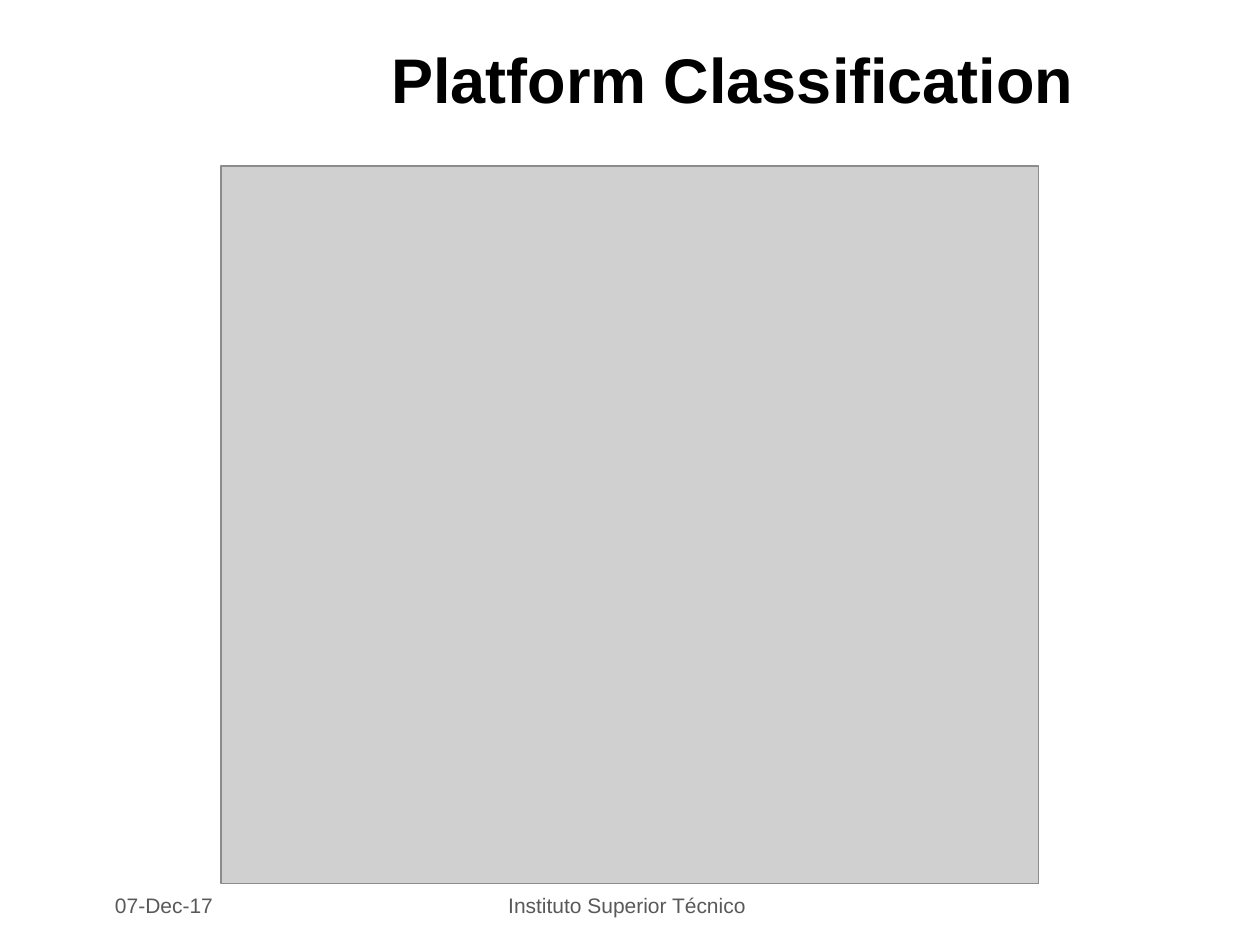
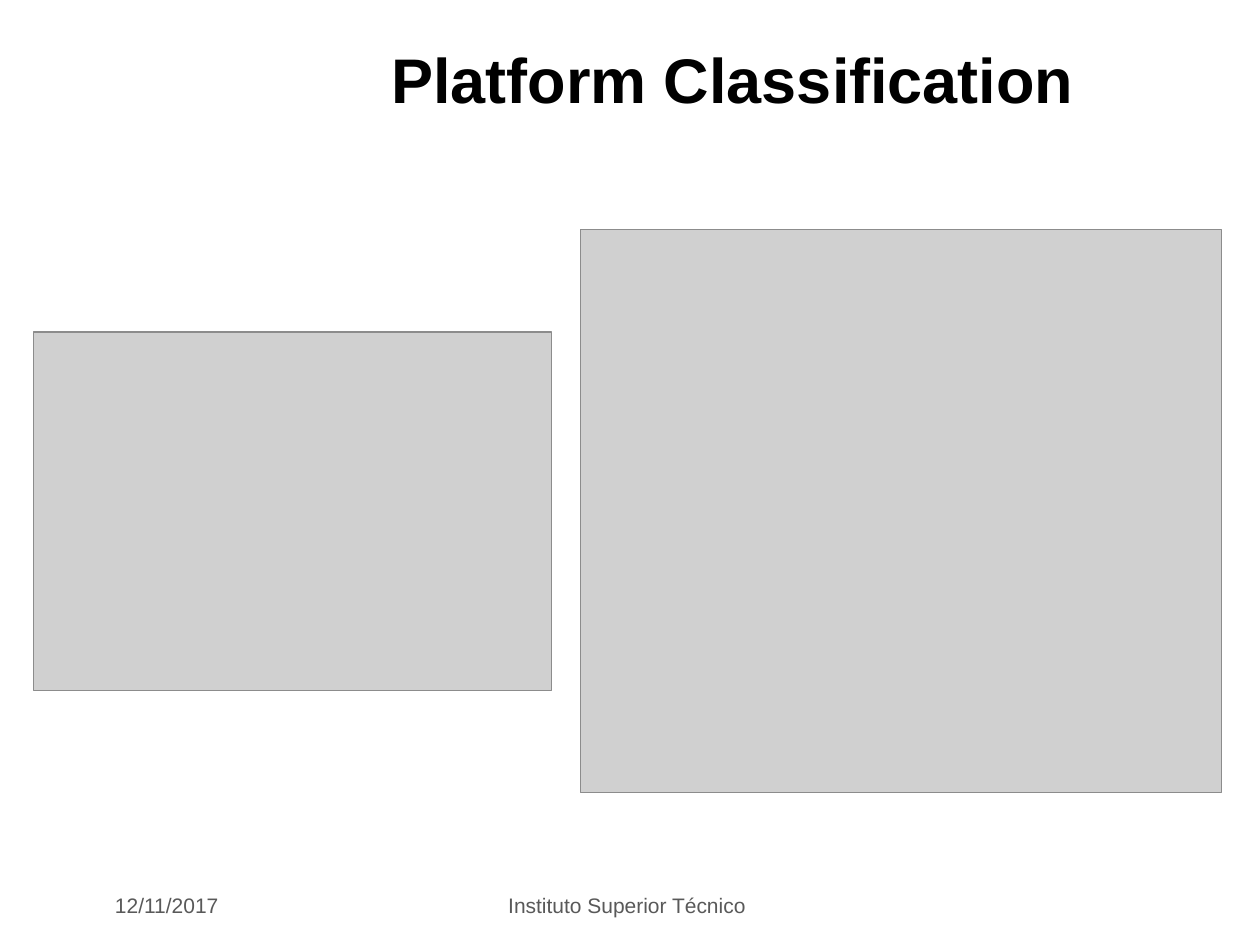
Before and after one commit to PedroLFerreira/Videogame-Data-Mining, a slide deck: slide 10 of dataMining.pptx. Drawn at 1260x945 pixels with LibreOffice and Linux fonts; fonts in the diff are those of the drawing; grey boxes stand for pictures; background and template pictures are left out. Boxes give left, top, right and bottom in pixels: in the first picture for what was removed or moved away, otherwise in the second. Text is boxed around its words. In the diff, an @@ line names an element or a change of style, - is before the commit and + after.

Commit message:
changes to ppt

```diff
--- a/dataMining.pptx
+++ b/dataMining.pptx
@@ picture: place and size @@
-picture at [222, 166, 1040, 885]
+picture at [581, 229, 1222, 793]
@@ picture added at [34, 333, 552, 690] @@
@@ text at [115, 898, 218, 913]: text changed @@
-07-Dec-17
+12/11/2017
```
Also in this commit, not shown: 16 other slides changed.
